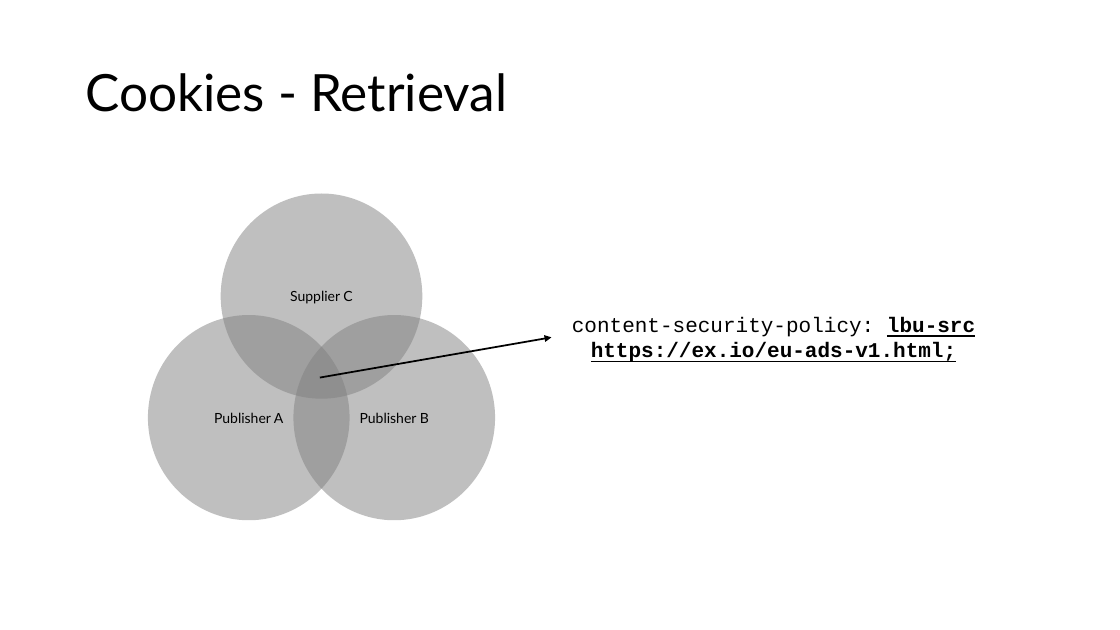
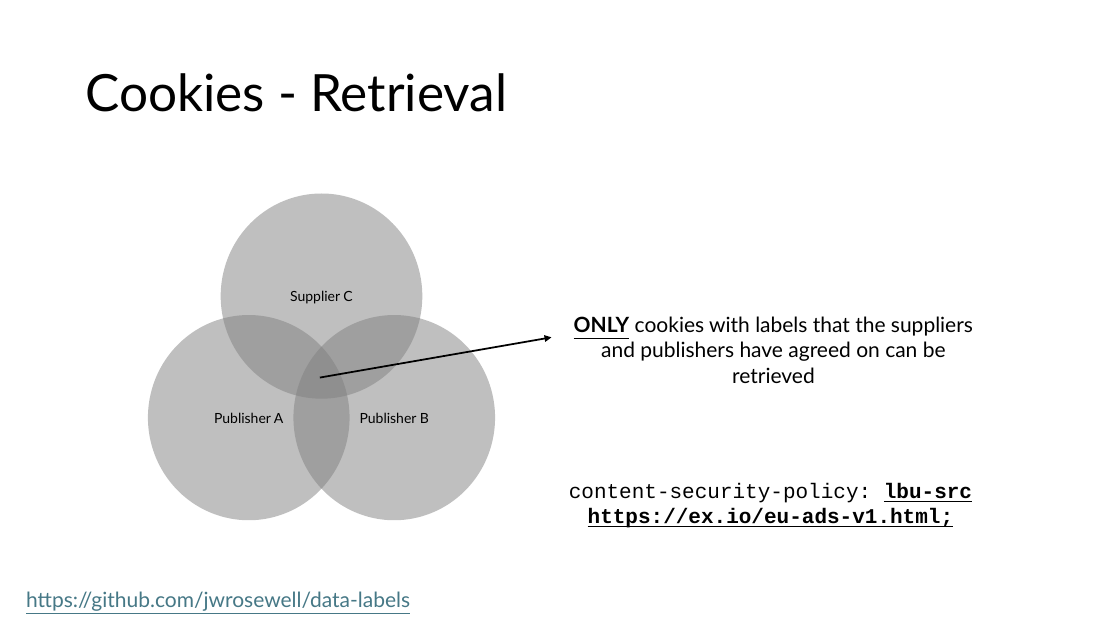
Before and after one commit to jwrosewell/data-labels, a slide deck: slide 6 of Overview.pptx. Drawn at 1120x630 pixels with LibreOffice and Linux fonts; fonts in the diff are those of the drawing. Boxes give left, top, right and bottom in pixels: in the first picture for what was removed or moved away, otherwise in the second. Text is boxed around its words. In the diff, an @@ line names an element or a change of style, - is before the commit and + after.

Commit message:
Updated the last slide to use imagery rather than technical language. Used a description to describe the intersection between publishers and suppliers, demoting the CSP code example.

```diff
--- a/Overview.pptx
+++ b/Overview.pptx
@@ text at (x1=574, y1=316, x2=973, y2=361): text changed; font Courier New to Lato; bold off @@
-content-security-policy: lbu-src https://ex.io/eu-ads-v1.html;
+ONLY cookies with labels that the suppliers and publishers have agreed on can be retrieved
@@ text added at (x1=569, y1=483, x2=972, y2=528), 18 pt, text #000000, bold, underline @@
+content-security-policy: lbu-src https://ex.io/eu-ads-v1.html;
@@ text added at (x1=26, y1=591, x2=410, y2=611), 18 pt, text #467886, underline @@
+https://github.com/jwrosewell/data-labels
```
Also in this commit, not shown: 9 other slides changed, 1 other file.
